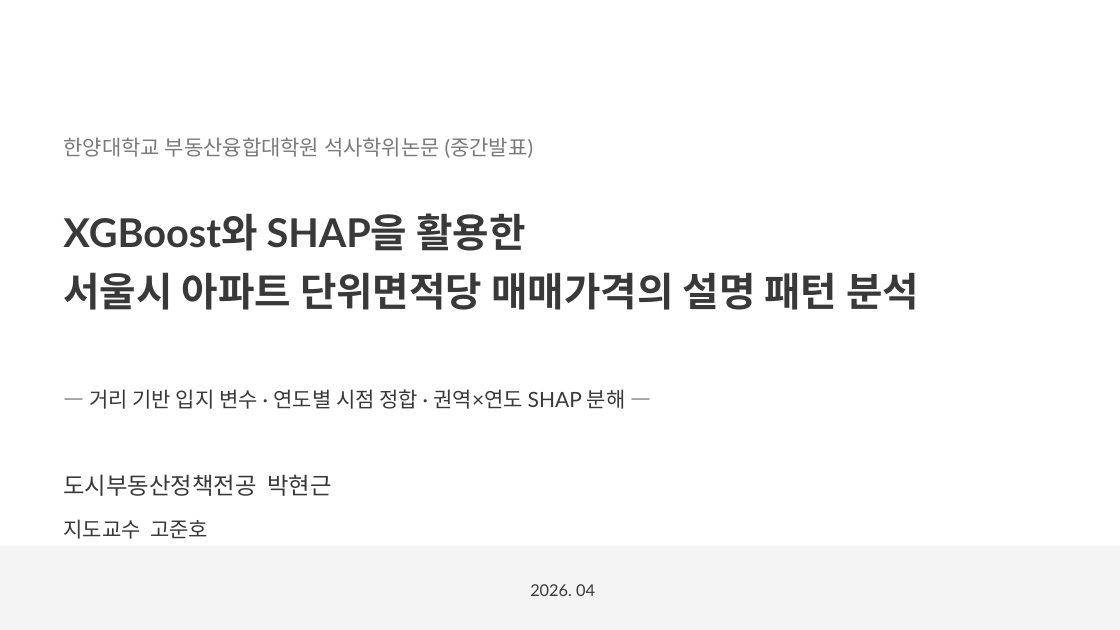
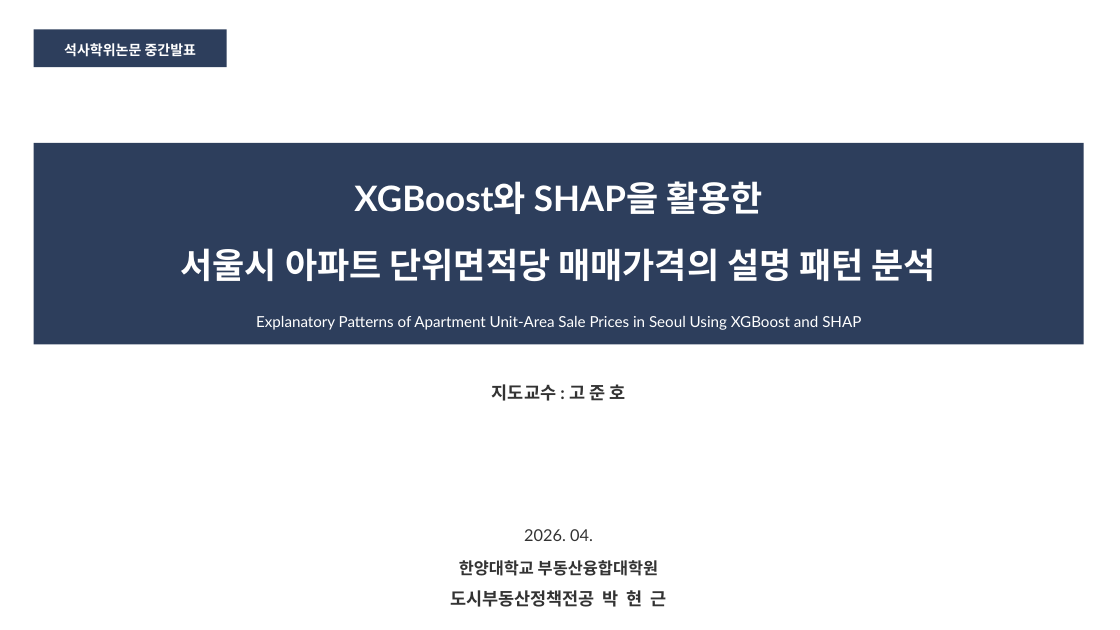
Before and after one commit to seokmogu/thesis-seoul-apt-xai, a slide deck: slide 1 of paper/중간발표_박현근.pptx. Drawn at 1120x630 pixels with LibreOffice and Linux fonts; fonts in the diff are those of the drawing. Boxes give left, top, right and bottom in pixels: in the first picture for what was removed or moved away, otherwise in the second. Text is boxed around its words. In the diff, an @@ line names an element or a change of style, - is before the commit and + after.

```diff
--- a/paper/중간발표_박현근.pptx
+++ b/paper/중간발표_박현근.pptx
@@ rectangle added at <box>34,29,227,67</box>, fill #2D3E5C @@
@@ text added at <box>64,43,196,57</box>, 12 pt, text #FFFFFF, bold @@
+석사학위논문 중간발표
@@ rectangle added at <box>34,143,1084,344</box>, fill #2D3E5C @@
@@ text added at <box>354,181,763,214</box>, 30 pt, text #FFFFFF, bold @@
+XGBoost와 SHAP을 활용한
@@ text "서울시 아파트 단위면적당 매매가격의 설명 ...": place and size @@
-text "서울시 아파트 단위면적당 매매가격의 설명 ..." at <box>63,213,919,310</box>
+text "서울시 아파트 단위면적당 매매가격의 설명 ..." at <box>181,248,936,281</box>
@@ text "서울시 아파트 단위면적당 매매가격의 설명 ..." at <box>181,248,936,281</box>: size 34 to 30 pt, text colour #393939 to #FFFFFF; alignment left to centre; line spacing 1.25 to 1.2; vertical alignment top to middle @@
@@ text at <box>63,213,525,251</box>: paragraph removed @@
-XGBoost와 SHAP을 활용한
@@ text added at <box>256,316,861,330</box>, 13 pt, text #FFFFFF @@
+Explanatory Patterns of Apartment Unit-Area Sale Prices in Seoul Using XGBoost and SHAP
@@ text removed at <box>89,389,626,409</box> @@
-— 거리 기반 입지 변수 · 연도별 시점 정합 · 권역×연도 SHAP 분해 —
@@ text at <box>492,384,625,401</box>: text changed; size 18 to 15 pt; text colour #393939 to #333333; bold on @@
-지도교수 고준호
+지도교수 : 고 준 호
@@ text "2026. 04." at <box>524,529,593,541</box>: vertical alignment middle to top @@
@@ text at <box>524,529,593,541</box>: text changed; text colour #393939 to #333333 @@
-2026. 04
+2026. 04.
@@ rectangle removed at <box>0,546,1120,630</box> @@
@@ text at <box>459,560,658,576</box>: text changed; size 18 to 14 pt; text colour #7A7A7A to #333333; bold on @@
-한양대학교 부동산융합대학원 석사학위논문 (중간발표)
+한양대학교 부동산융합대학원
@@ text at <box>450,590,667,607</box>: text changed; size 20 to 15 pt; text colour #393939 to #333333; bold on @@
-도시부동산정책전공 박현근
+도시부동산정책전공 박 현 근
```
Also in this commit, not shown: 1 other slide changed, 18 slides added, 6 slides removed, 8 other files.
